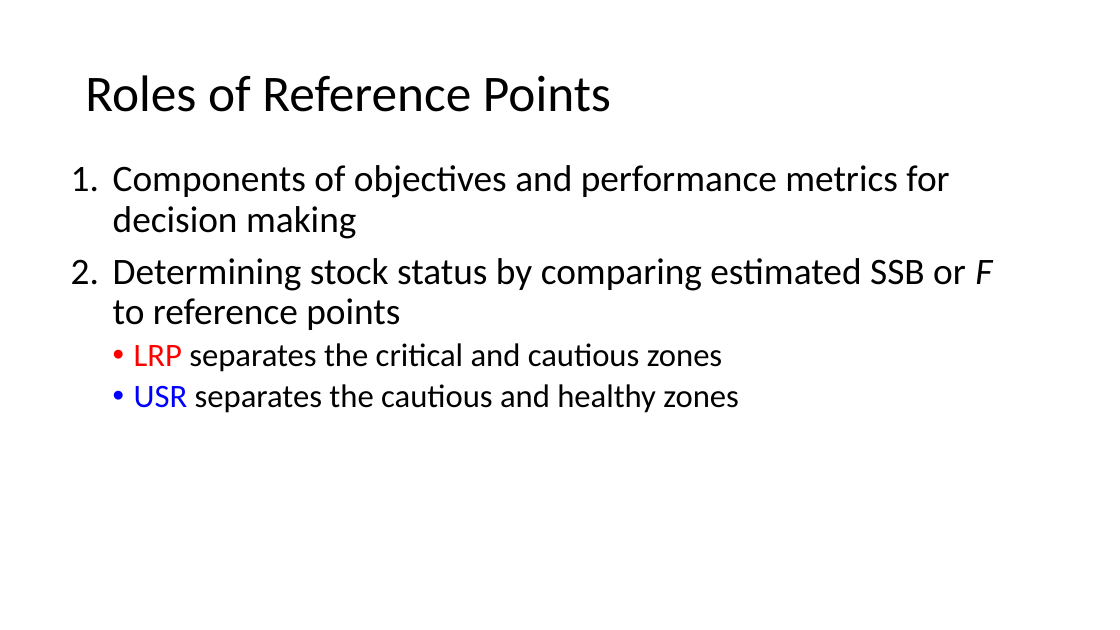
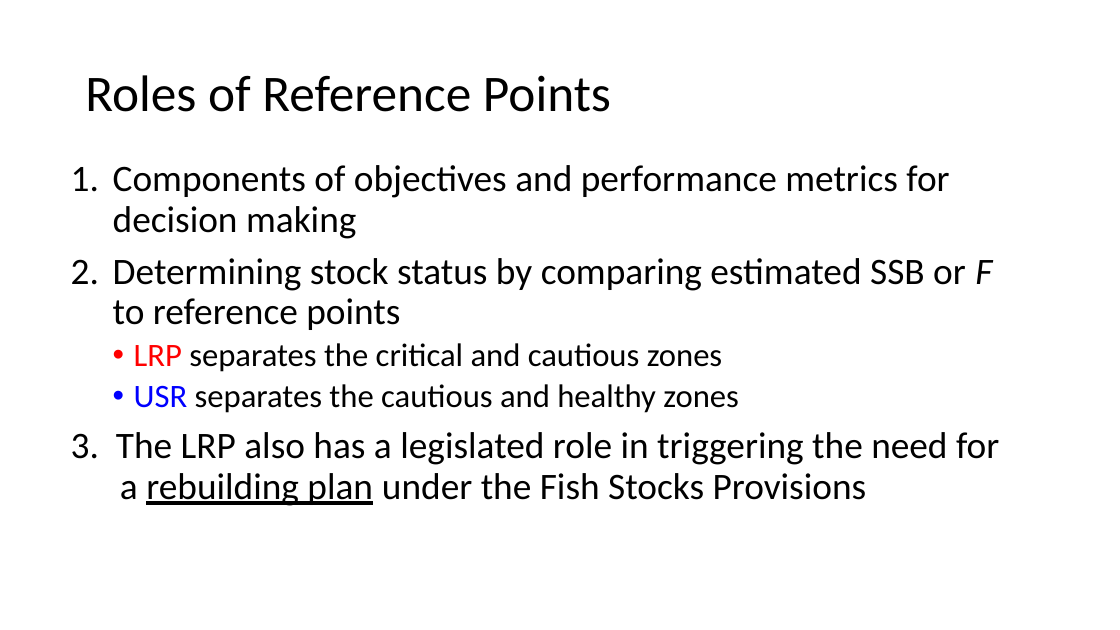
Before and after one commit to TESA-workshops/Ref-Pt-101, a slide deck: slide 16 of RefPt101_221109tb.pptx. Drawn at 1120x630 pixels with LibreOffice and Linux fonts; fonts in the diff are those of the drawing. Boxes give left, top, right and bottom in pixels: in the first picture for what was removed or moved away, otherwise in the second. Text is boxed around its words. In the diff, an @@ line names an element or a change of style, - is before the commit and + after.

```diff
--- a/RefPt101_221109tb.pptx
+++ b/RefPt101_221109tb.pptx
@@ text at (71, 432, 999, 506): paragraph added @@
+3. The LRP also has a legislated role in triggering the need for a rebuilding plan under the Fish Stocks Provisions
```
Also in this commit, not shown: 10 other slides changed, 6 slides added, 4 slides removed.
